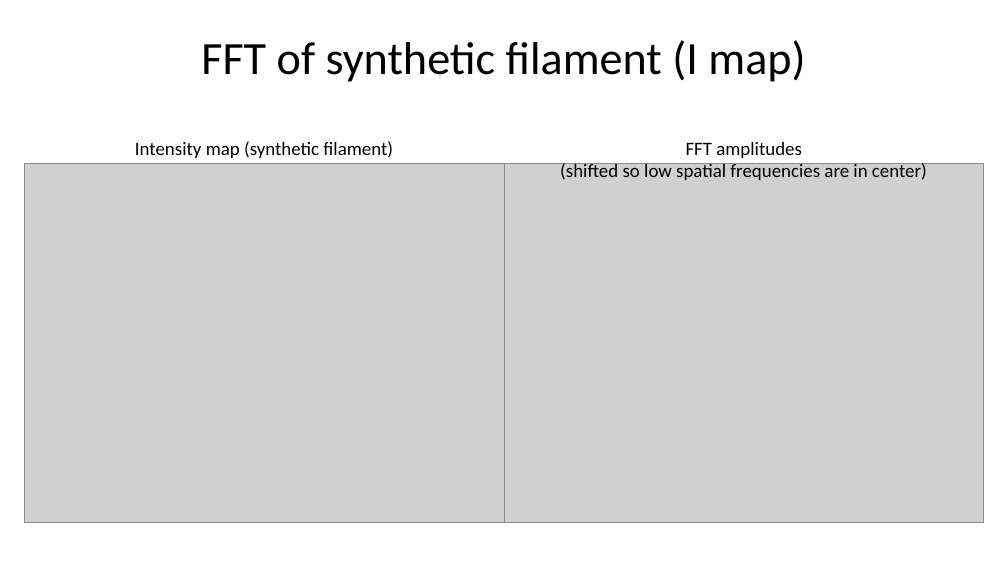
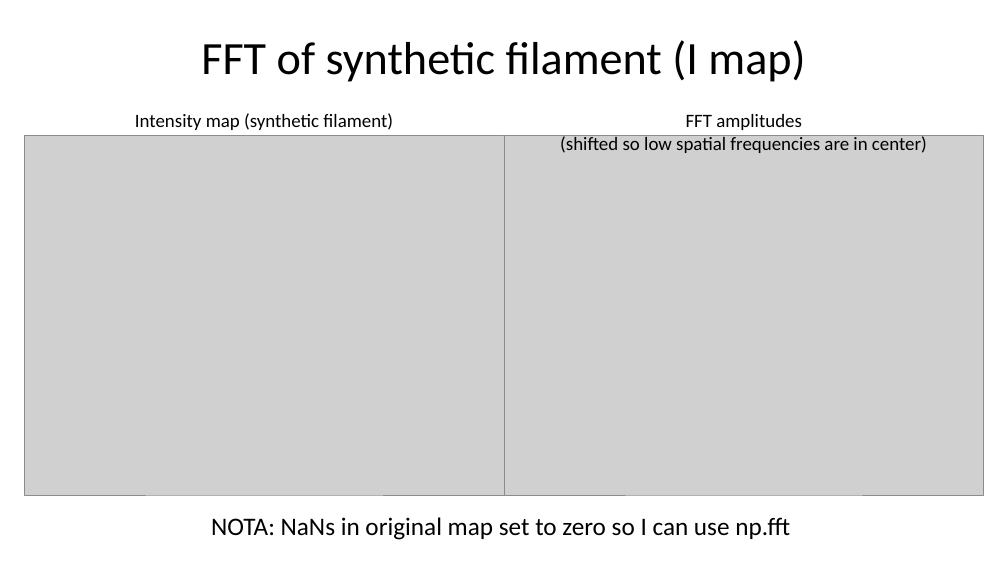
Before and after one commit to lfanciullo/Map_filtering_code, a slide deck: slide 1 of FFT_results_preview.pptx. Drawn at 1008x567 pixels with LibreOffice and Linux fonts; fonts in the diff are those of the drawing; grey boxes stand for pictures. Boxes give left, top, right and bottom in pixels: in the first picture for what was removed or moved away, otherwise in the second. Text is boxed around its words. In the diff, an @@ line names an element or a change of style, - is before the commit and + after.

```diff
--- a/FFT_results_preview.pptx
+++ b/FFT_results_preview.pptx
@@ text "Intensity map (synthetic filament)": place and size @@
-text "Intensity map (synthetic filament)" at (135, 141, 393, 158)
+text "Intensity map (synthetic filament)" at (135, 113, 393, 130)
@@ text "FFT amplitudes": place and size @@
-text "FFT amplitudes" at (560, 142, 927, 180)
+text "FFT amplitudes" at (560, 114, 927, 153)
@@ picture: place and size @@
-picture at (24, 163, 504, 523)
+picture at (24, 135, 504, 495)
@@ picture: place and size @@
-picture at (504, 163, 984, 523)
+picture at (504, 135, 984, 495)
@@ text added at (211, 517, 790, 540), 24 pt, text #000000 @@
+NOTA: NaNs in original map set to zero so I can use np.fft
```
Also in this commit, not shown: 4 slides added, 18 other files.
